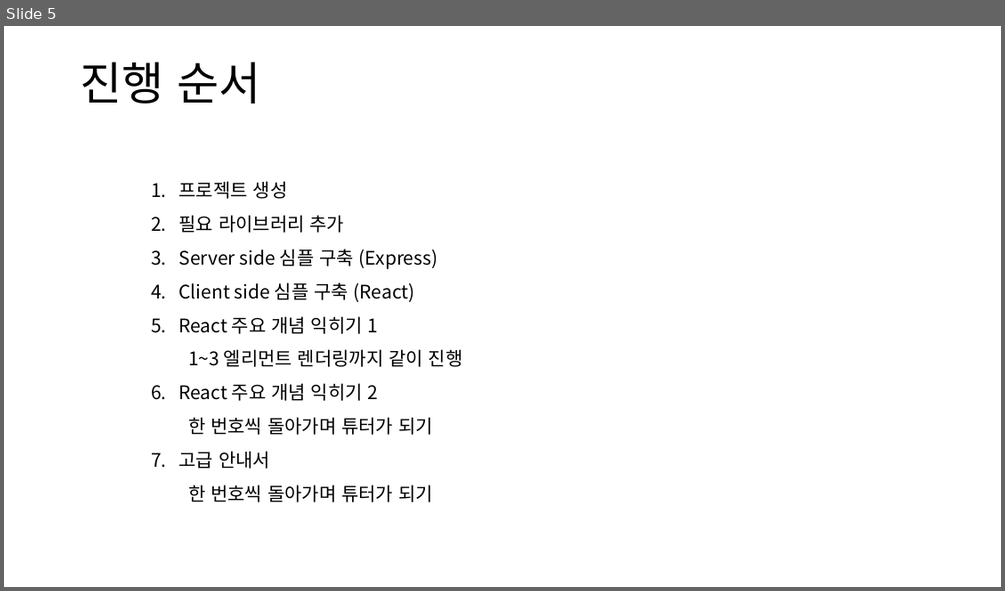
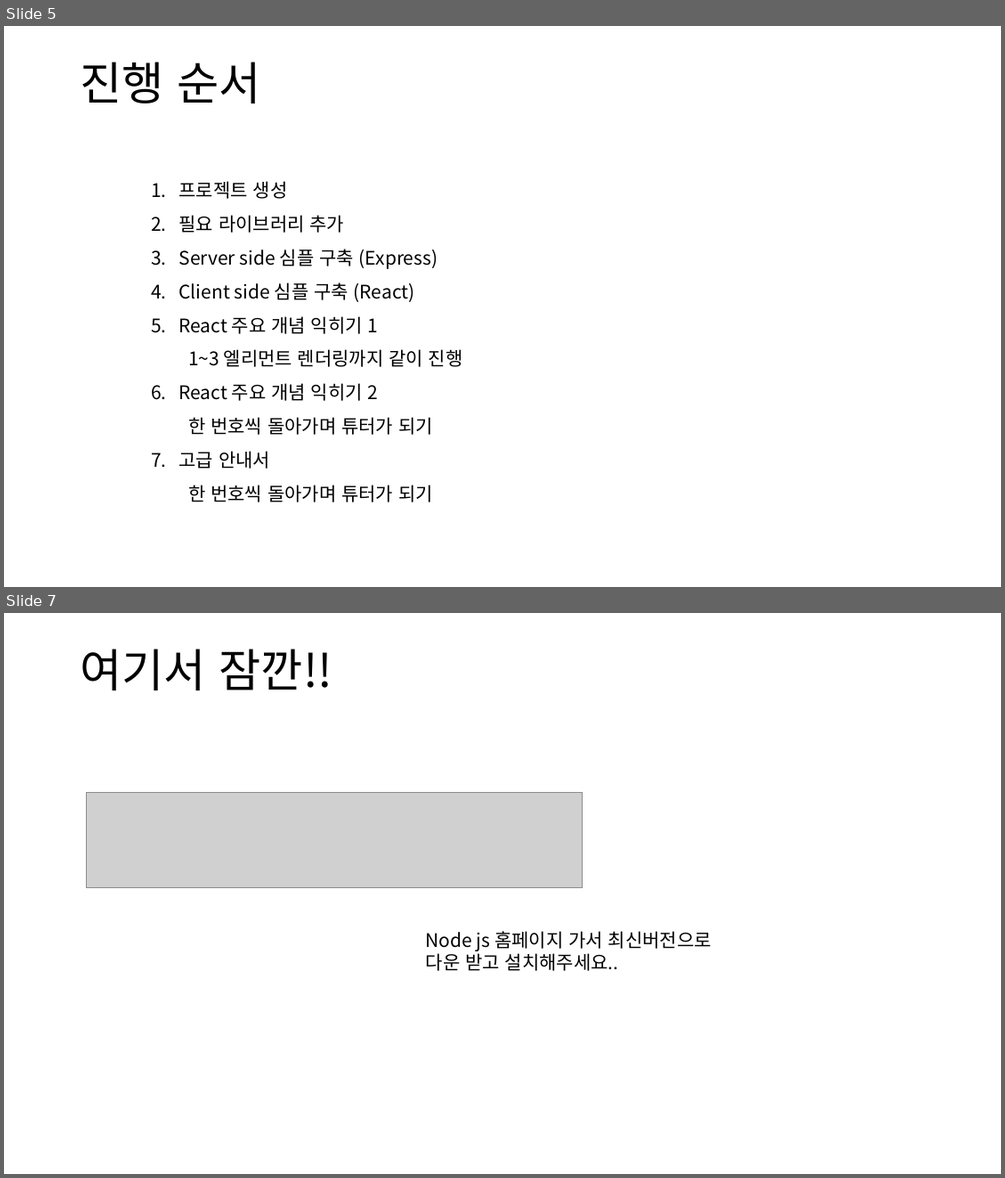
Before and after one commit to Humax-tut/jjsong2, a slide deck: React_Study.pptx. Shown one above the other, each under a label of ours: slide 5 before the commit, slides 5 and 7 after it; the slides between them are not shown. The pictures are 1005x591 and 1005x1178 pixels, drawn with LibreOffice and Linux fonts; fonts in the diff are those of the drawing; grey boxes stand for pictures. Boxes give left, top, right and bottom in pixels: in the first picture for what was removed or moved away, otherwise in the second. Text is boxed around its words. In the diff, an @@ line names an element or a change of style, - is before the commit and + after.

```diff
--- a/React_Study.pptx
+++ b/React_Study.pptx
@@ slide 7 added at bbox=[4, 613, 1001, 1174], background #FFFFFF @@
@@ title added at bbox=[80, 649, 332, 690], 44 pt, text #000000 @@
+여기서 잠깐!!
@@ picture added at bbox=[86, 792, 582, 887] @@
@@ text added at bbox=[426, 931, 712, 971], 18 pt, text #000000 @@
+Node js 홈페이지 가서 최신버전으로
+다운 받고 설치해주세요..
```
Also in this commit, not shown: 2 slides changed, 3 other slides added.
